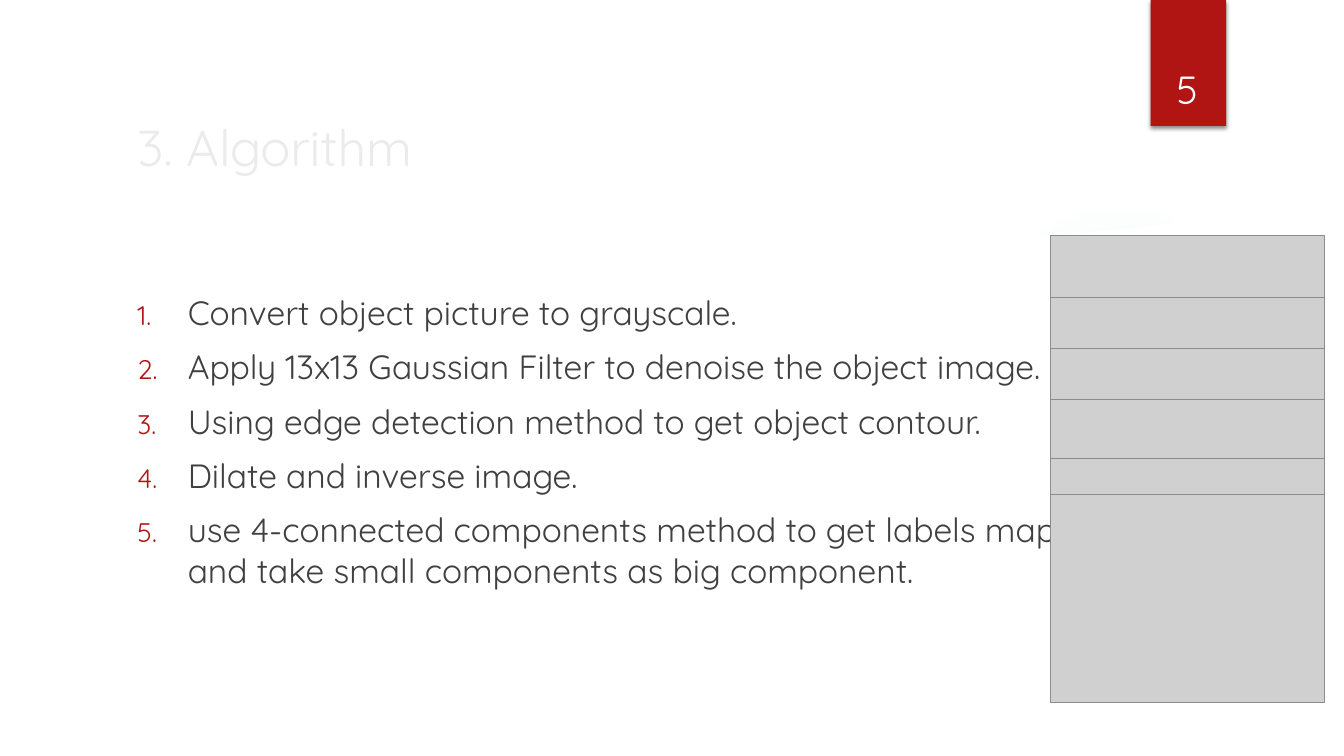
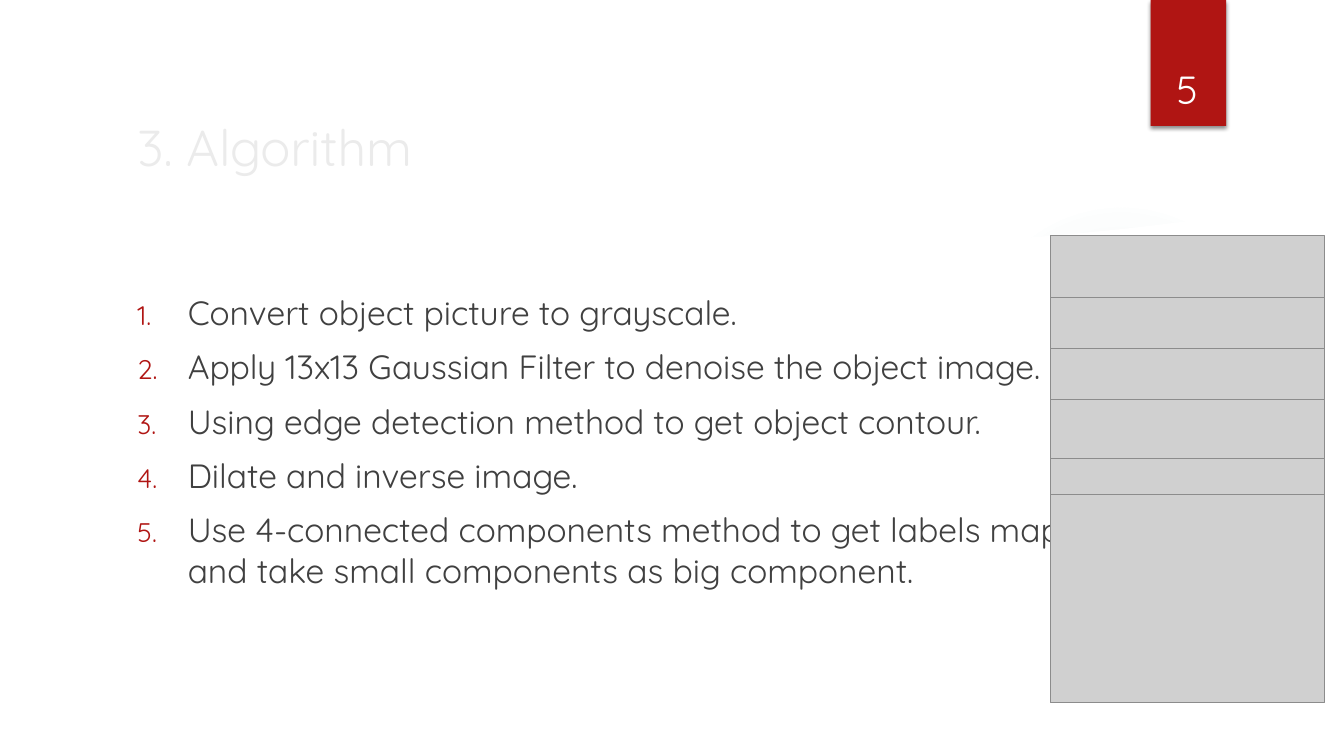
Before and after one commit to alex9810171/ImageCloning-VFX2022-Spring, a slide deck: slide 5 of doc/demo_slide.pptx. Drawn at 1344x756 pixels with LibreOffice and Linux fonts; fonts in the diff are those of the drawing; grey boxes stand for pictures; background and template pictures are left out. Boxes give left, top, right and bottom in pixels: in the first picture for what was removed or moved away, otherwise in the second. Text is boxed around its words. In the diff, an @@ line names an element or a change of style, - is before the commit and + after.

Commit message:
update

```diff
--- a/doc/demo_slide.pptx
+++ b/doc/demo_slide.pptx
@@ text at [188, 508, 1061, 590]: text changed @@
-5. use 4-connected components method to get labels map and take small components as big component.
+5. Use 4-connected components method to get labels map and take small components as big component.
```
